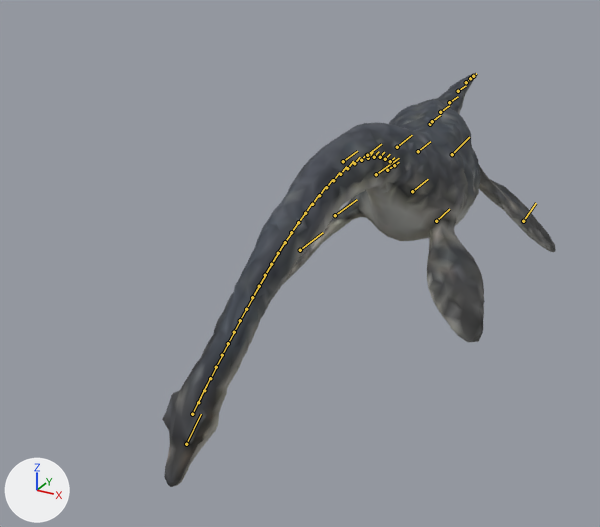
A saved change to the glTF model public/assets/triassic/creatures/dinocephalosaurus.puppet.glb.
Both versions are drawn from a camera (50 mm lens) standing at (2.24, -5.93, 1.27) and looking at (-0.35, -1.21, -1.09). Every picture has the same lights, and +X, +Y and +Z are marked at lower left. The picture after the commit comes second. Both versions are drawn at frame 34 of the action 'Eat'; the numbers are the values there. The bones that change, and the others that lie on the model, are drawn over the model as lines.

Objects in the first picture: 'Dinocephalosaurus procedural volume puppet', 'Dinocephalosaurus procedural volume puppet lower jaw'.
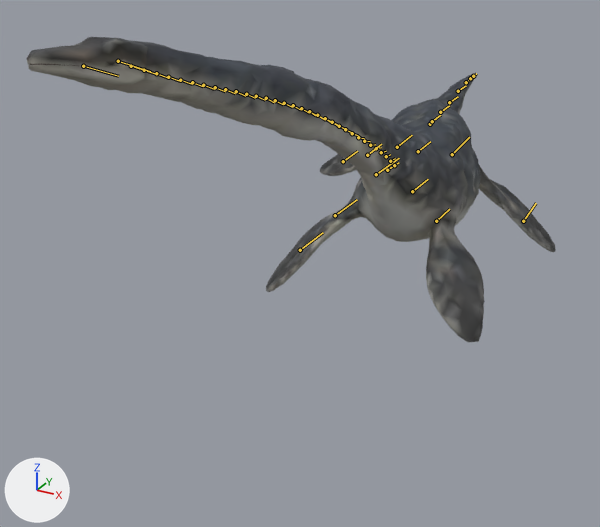
The edits, one by one:
Bone 'neck_00' (bone_neck_00) turns from (2, 0, 0) to (-1, 0, 0) degrees about its own x, y and z.
Bone 'neck_01' (bone_neck_01) turns from (2, 0, 0) to (-2, 0, -1) degrees about its own x, y and z.
Bone 'neck_02' (bone_neck_02) turns from (2, 0, 0) to (-3, 0, -1) degrees about its own x, y and z.
Bone 'neck_03' (bone_neck_03) turns from (2, 0, 0) to (-3, 0, -1) degrees about its own x, y and z.
Bone 'neck_04' (bone_neck_04) turns from (2, 0, 0) to (-3, 0, -1) degrees about its own x, y and z.
Bone 'neck_05' (bone_neck_05) turns from (2, 0, 0) to (-3, 0, -1) degrees about its own x, y and z.
Bone 'neck_06' (bone_neck_06) turns from (2, 0, 0) to (-3, 0, -1) degrees about its own x, y and z.
Bone 'neck_07' (bone_neck_07) turns from (2, 0, 0) to (-3, 0, -1) degrees about its own x, y and z.
Bone 'neck_08' (bone_neck_08) turns from (2, 0, 0) to (-3, 0, -1) degrees about its own x, y and z.
Bone 'neck_09' (bone_neck_09) turns from (2, 0, 0) to (-3, 0, 0) degrees about its own x, y and z.
Bone 'neck_10' (bone_neck_10) turns from (1, 0, 0) to (-2, 0, 0) degrees about its own x, y and z.
Bone 'neck_11' (bone_neck_11) turns from (1, 0, 0) to (-1, 0, 0) degrees about its own x, y and z.
Bone 'neck_12' (bone_neck_12) turns from (1, 0, 0) to (-1, 0, 0) degrees about its own x, y and z.
Bone 'neck_13' (bone_neck_13) turns from (1, 0, 0) to (0, 0, 0) degrees about its own x, y and z.
Bone 'neck_14' (bone_neck_14) turns from (1, 0, 0) to (0, 0, 0) degrees about its own x, y and z.
Bone 'neck_15' (bone_neck_15) turns from (1, 0, 0) to (0, 0, 0) degrees about its own x, y and z.
Bone 'neck_16' (bone_neck_16) turns from (1, 0, 0) to (0, 0, 0) degrees about its own x, y and z.
Bone 'neck_17' (bone_neck_17) turns from (1, 0, 0) to (0, 0, 0) degrees about its own x, y and z.
Bone 'neck_18' (bone_neck_18) turns from (1, 0, 0) to (0, 0, 0) degrees about its own x, y and z.
Bone 'neck_19' (bone_neck_19) turns from (1, 0, 0) to (0, 0, 0) degrees about its own x, y and z.
Bone 'neck_20' (bone_neck_20) turns from (1, 0, 0) to (0, 0, 0) degrees about its own x, y and z.
Bone 'neck_21' (bone_neck_21) turns from (1, 0, 0) to (0, 0, 0) degrees about its own x, y and z.
Bone 'neck_22' (bone_neck_22) turns from (1, 0, 0) to (0, 0, 0) degrees about its own x, y and z.
Bone 'neck_23' (bone_neck_23) turns from (1, 0, 0) to (0, 0, 0) degrees about its own x, y and z.
Bone 'neck_25' (bone_neck_25) turns from (1, 0, 0) to (0, 0, 0) degrees about its own x, y and z.
Bone 'neck_26' (bone_neck_26) turns from (1, 0, 0) to (0, 0, 0) degrees about its own x, y and z.
Bone 'neck_27' (bone_neck_27) turns from (1, 0, 0) to (0, 0, 0) degrees about its own x, y and z.
Bone 'neck_28' (bone_neck_28) turns from (1, 0, 0) to (0, 0, 0) degrees about its own x, y and z.
Bone 'neck_29' (bone_neck_29) turns from (1, 0, 0) to (0, 0, 0) degrees about its own x, y and z.
Bone 'neck_30' (bone_neck_30) turns from (1, 0, 0) to (0, 0, 0) degrees about its own x, y and z.
Bone 'neck_31' (bone_neck_31) turns from (1, 0, 0) to (0, 0, 0) degrees about its own x, y and z.

Where the change shows, as pixel boxes [x1, y1, x2, y2] in the pictures (600 x 527 px):
'Dinocephalosaurus procedural volume puppet', posed (34% wider, 26% shorter): before [162, 74, 556, 487]; after [27, 37, 556, 342]
'Dinocephalosaurus procedural volume puppet lower jaw', posed: before [177, 450, 200, 485]; after [28, 65, 94, 81]
'Mouth lining', posed (not visible before): after [30, 64, 79, 66]
bone 'neck_01', root to tip: before (390, 161) to (394, 157); after (390, 161) to (395, 158)
bone 'neck_02', root to tip: before (385, 159) to (390, 154); after (386, 156) to (390, 154)
bone 'neck_03', root to tip: before (380, 157) to (384, 152); after (381, 152) to (386, 151)
bone 'neck_04', root to tip: before (374, 157) to (379, 151); after (376, 148) to (381, 147)
bone 'neck_05', root to tip: before (368, 158) to (373, 152); after (370, 145) to (375, 144)
bone 'neck_06', root to tip: before (361, 160) to (366, 154); after (364, 141) to (370, 141)
bone 'neck_07', root to tip: before (354, 163) to (360, 157); after (358, 137) to (364, 138)
bone 'neck_08', root to tip: before (347, 168) to (353, 161); after (352, 133) to (358, 135)
bone 'neck_09', root to tip: before (340, 174) to (346, 166); after (345, 129) to (351, 132)
bone 'neck_10', root to tip: before (333, 180) to (339, 172); after (339, 126) to (345, 129)
bone 'neck_11', root to tip: before (326, 187) to (332, 179); after (332, 122) to (338, 125)
bone 'neck_12', root to tip: before (319, 195) to (325, 187); after (325, 118) to (331, 122)
bone 'neck_13', root to tip: before (312, 204) to (318, 195); after (317, 115) to (323, 119)
bone 'neck_14', root to tip: before (305, 213) to (311, 204); after (309, 111) to (316, 115)
bone 'neck_15', root to tip: before (298, 222) to (305, 213); after (301, 108) to (308, 112)
bone 'neck_16', root to tip: before (291, 232) to (298, 223); after (293, 105) to (300, 109)
bone 'neck_17', root to tip: before (285, 242) to (291, 233); after (284, 103) to (292, 107)
bone 'neck_18', root to tip: before (278, 253) to (284, 243); after (275, 100) to (283, 104)
bone 'neck_19', root to tip: before (271, 264) to (278, 253); after (266, 98) to (274, 102)
bone 'neck_20', root to tip: before (265, 275) to (271, 264); after (256, 96) to (265, 100)
bone 'neck_21', root to tip: before (259, 286) to (265, 275); after (246, 94) to (255, 98)
bone 'neck_22', root to tip: before (252, 297) to (259, 286); after (236, 91) to (245, 96)
bone 'neck_23', root to tip: before (246, 309) to (253, 297); after (225, 89) to (235, 93)
bone 'neck_25', root to tip: before (234, 332) to (240, 320); after (203, 85) to (214, 89)
bone 'neck_26', root to tip: before (228, 343) to (234, 332); after (192, 82) to (203, 86)
bone 'neck_27', root to tip: before (222, 355) to (228, 343); after (180, 80) to (192, 84)
bone 'neck_28', root to tip: before (216, 367) to (222, 355); after (168, 77) to (180, 81)
bone 'neck_29', root to tip: before (210, 378) to (216, 367); after (156, 73) to (168, 78)
bone 'neck_30', root to tip: before (204, 390) to (210, 378); after (144, 70) to (156, 74)
bone 'neck_31', root to tip: before (198, 402) to (204, 390); after (131, 66) to (144, 70)
